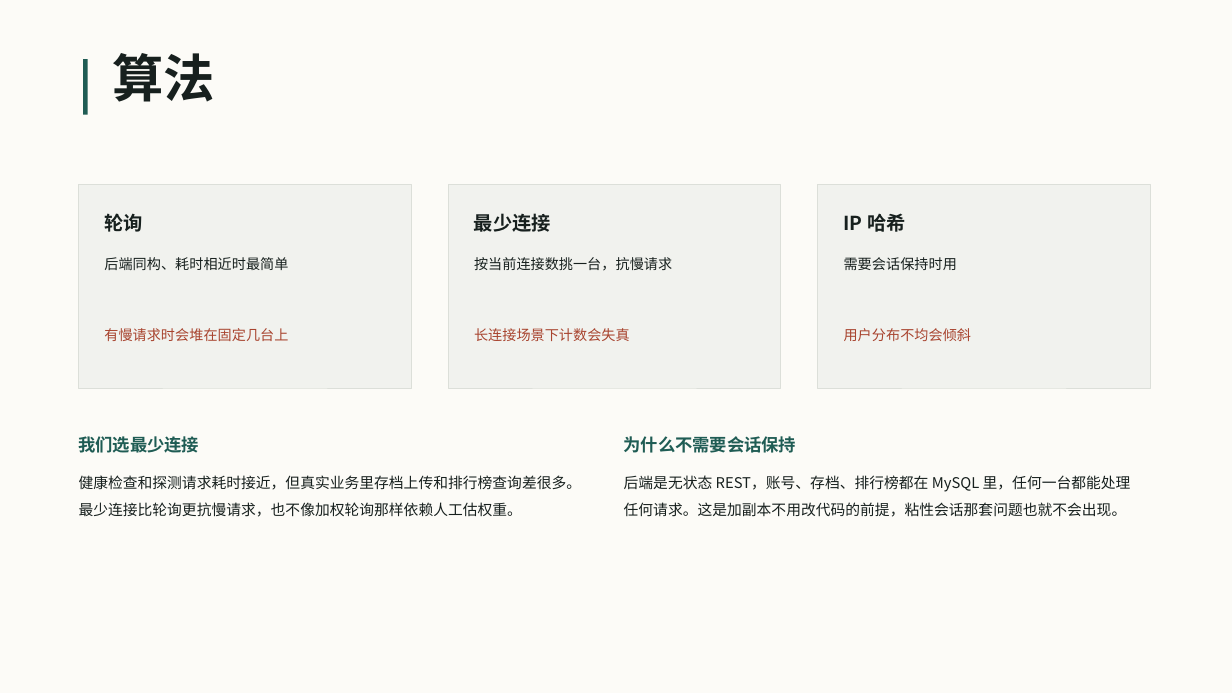
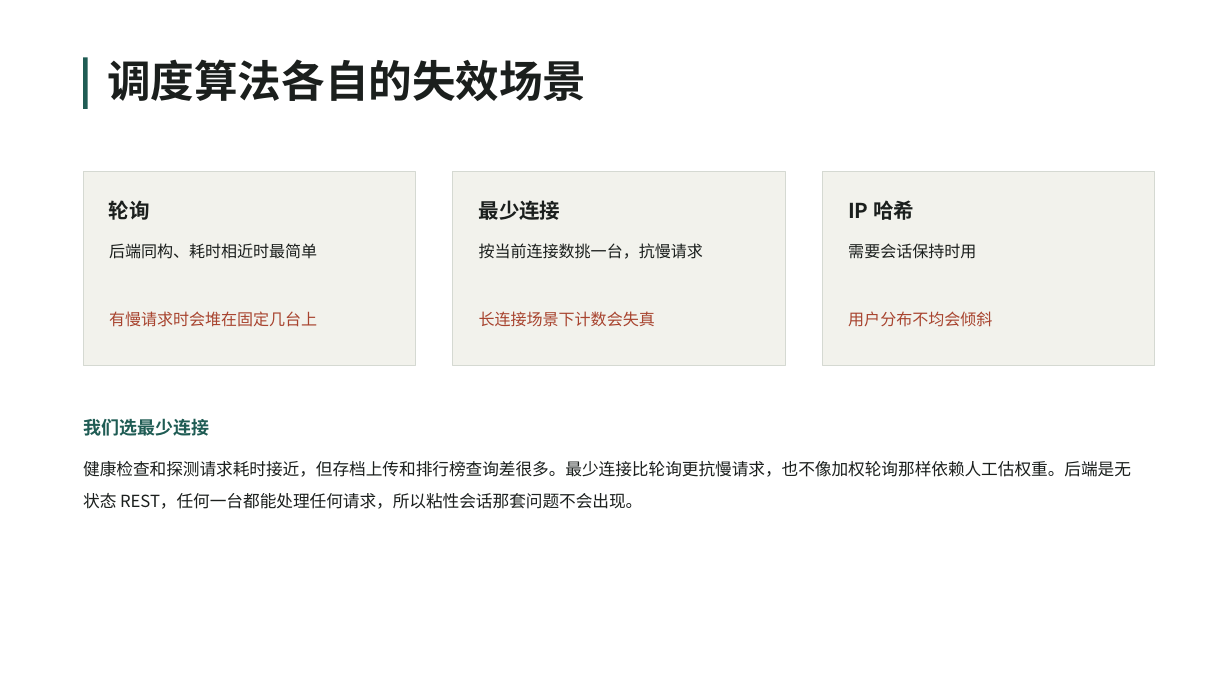
Before and after one commit to VesselPaper/symbiont, a slide deck: slide 6 of share/技术分享-应用代理与负载均衡.pptx (slide 14 before the commit). Drawn at 1232x693 pixels with LibreOffice and Linux fonts; fonts in the diff are those of the drawing; background and template pictures are left out. Boxes give left, top, right and bottom in pixels: in the first picture for what was removed or moved away, otherwise in the second. Text is boxed around its words. In the diff, an @@ line names an element or a change of style, - is before the commit and + after.

Commit message:
docs(share): PPT 改成分章节的五个部分，换纸纹背景，修掉文字重叠
结构 01 原理 / 02 代码 / 03 演示 / 04 项目应用 / 05 总结，共 23 页。
- 纸纹底纹用噪声加边缘压暗生成，白底不再发死
- 标题写清这页讲什么，长短错开；去掉'坑'这类单字
- 末页重写：讲技术本身四条结论，不再讨论项目要不要用负载均衡
- 修两处 Inches 与浮点相加导致的行重叠（七步页、实测页、总结页）
- 正文字号统一提到 12.5 到 13.5

```diff
--- a/share/技术分享-应用代理与负载均衡.pptx
+++ b/share/技术分享-应用代理与负载均衡.pptx
@@ rectangle removed at (0, 0, 1232, 693) @@
@@ rectangle: place and size @@
-rectangle at (83, 59, 88, 115)
+rectangle at (83, 57, 88, 109)
@@ text at (107, 59, 586, 101): text changed; size 40 to 34 pt; text colour #17201E to #1B1F1D @@
-算法
+调度算法各自的失效场景
@@ rectangle: place and size @@
-rectangle at (79, 185, 411, 388)
+rectangle at (83, 172, 416, 366)
@@ rectangle: place and size @@
-rectangle at (448, 185, 781, 388)
+rectangle at (453, 172, 786, 366)
@@ fill #F1F2EE to #F2F2EC; outline #DCDFD9 0.75 pt to #D5D9D2 0.75 pt in 3 elements at (83, 172, 416, 366), (453, 172, 786, 366), (823, 172, 1155, 366) @@
@@ rectangle: place and size @@
-rectangle at (818, 185, 1151, 388)
+rectangle at (823, 172, 1155, 366)
@@ 3 texts: place and size @@
-3 texts at (104, 213, 905, 232)
+3 texts at (109, 200, 914, 220)
@@ size 15 to 16 pt, text colour #17201E to #1B1F1D; line spacing 1.35 to 1.4 in 3 elements at (848, 200, 914, 220), (109, 200, 150, 220), (479, 200, 561, 220) @@
@@ text "后端同构、耗时相近时最简单": place and size @@
-text "后端同构、耗时相近时最简单" at (104, 257, 288, 270)
+text "后端同构、耗时相近时最简单" at (109, 243, 317, 259)
@@ size 11 to 12.5 pt, text colour #17201E to #1B1F1D in 3 elements at (109, 243, 317, 259), (848, 243, 976, 259), (479, 243, 703, 259) @@
@@ text "按当前连接数挑一台，抗慢请求": place and size @@
-text "按当前连接数挑一台，抗慢请求" at (474, 257, 672, 271)
+text "按当前连接数挑一台，抗慢请求" at (479, 243, 703, 259)
@@ text "需要会话保持时用": place and size @@
-text "需要会话保持时用" at (844, 257, 957, 270)
+text "需要会话保持时用" at (848, 243, 976, 259)
@@ text "有慢请求时会堆在固定几台上": place and size @@
-text "有慢请求时会堆在固定几台上" at (104, 328, 288, 341)
+text "有慢请求时会堆在固定几台上" at (109, 311, 317, 327)
@@ size 11 to 12.5 pt in 3 elements at (109, 311, 317, 327), (848, 311, 992, 327), (479, 311, 655, 327) @@
@@ text "长连接场景下计数会失真": place and size @@
-text "长连接场景下计数会失真" at (474, 328, 630, 341)
+text "长连接场景下计数会失真" at (479, 311, 655, 327)
@@ text "用户分布不均会倾斜": place and size @@
-text "用户分布不均会倾斜" at (844, 328, 971, 341)
+text "用户分布不均会倾斜" at (848, 311, 992, 327)
@@ text "我们选最少连接": place and size @@
-text "我们选最少连接" at (79, 436, 200, 453)
+text "我们选最少连接" at (83, 418, 209, 436)
@@ text "我们选最少连接" at (83, 418, 209, 436): size 13.5 to 14 pt; line spacing 1.35 to 1.4 @@
@@ text removed at (624, 436, 796, 453) @@
-为什么不需要会话保持
@@ text at (83, 461, 1131, 509): text changed; size 11.5 to 13 pt; text colour #17201E to #1B1F1D @@
-健康检查和探测请求耗时接近，但真实业务里存档上传和排行榜查询差很多。最少连接比轮询更抗慢请求，也不像加权轮询那样依赖人工估权重。
+健康检查和探测请求耗时接近，但存档上传和排行榜查询差很多。最少连接比轮询更抗慢请求，也不像加权轮询那样依赖人工估权重。后端是无状态 REST，任何一台都能处理任何请求，所以粘性会话那套问题不会出现。
@@ text removed at (624, 475, 1131, 517) @@
-后端是无状态 REST，账号、存档、排行榜都在 MySQL 里，任何一台都能处理任何请求。这是加副本不用改代码的前提，粘性会话那套问题也就不会出现。
```
Also in this commit, not shown: 12 other slides changed, 10 slides added, 7 slides removed, 4 other files.
